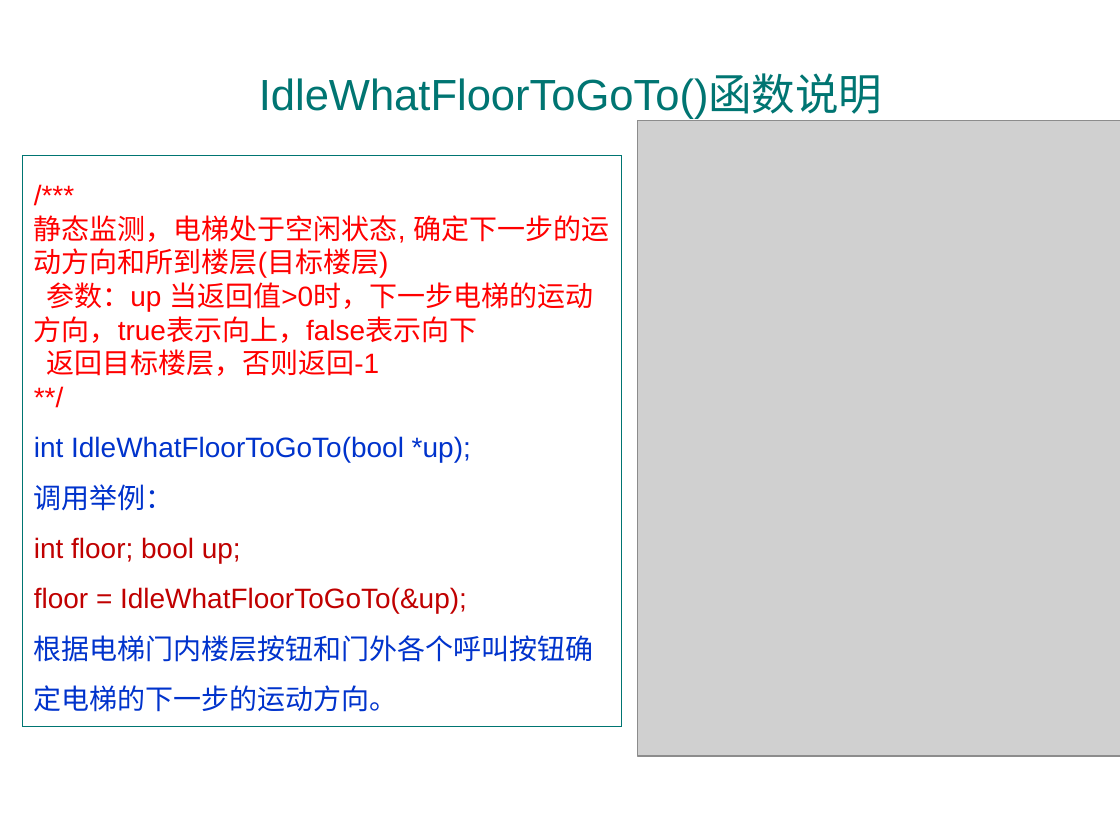
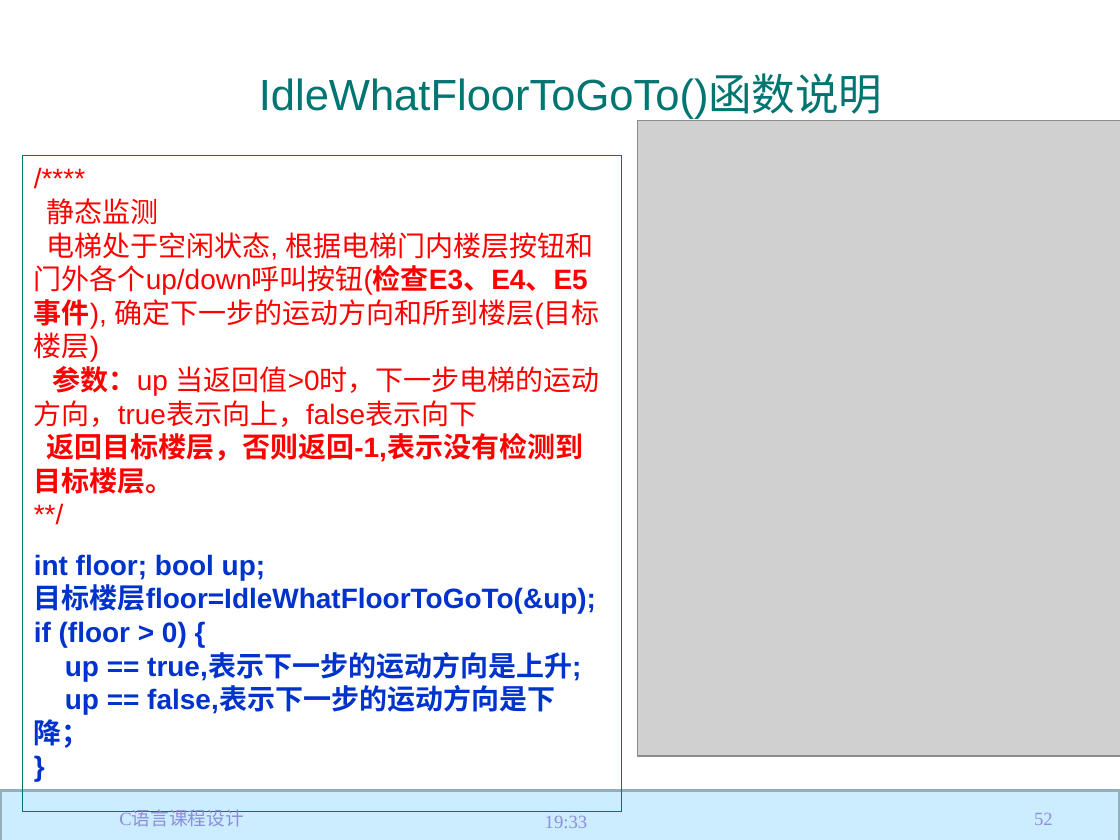
Before and after one commit to jtrfid/C-Repositories, a slide deck: slide 52 of C语言课程设计/2016/Garage_mfc/状态和状态机.pptx (slide 47 before the commit). Drawn at 1120x840 pixels with LibreOffice and Linux fonts; fonts in the diff are those of the drawing; grey boxes stand for pictures; background and template pictures are left out. Boxes give left, top, right and bottom in pixels: in the first picture for what was removed or moved away, otherwise in the second. Text is boxed around its words. In the diff, an @@ line names an element or a change of style, - is before the commit and + after.

```diff
--- a/C语言课程设计/2016/Garage_mfc/状态和状态机.pptx
+++ b/C语言课程设计/2016/Garage_mfc/状态和状态机.pptx
@@ rectangle "/****" resized from (x1=22, y1=156, x2=622, y2=727) to (x1=22, y1=156, x2=622, y2=812) @@
@@ text in rectangle at (x1=34, y1=198, x2=600, y2=362): text changed @@
-/***
-静态监测，电梯处于空闲状态, 确定下一步的运动方向和所到楼层(目标楼层)
+/****
+静态监测
+电梯处于空闲状态, 根据电梯门内楼层按钮和门外各个up/down呼叫按钮(检查E3、E4、E5事件), 确定下一步的运动方向和所到楼层(目标楼层)
@@ text in rectangle at (x1=34, y1=366, x2=600, y2=580): bold on in "参数：up", "int floor; bool up;"; text colour #C00000 to #0033CC in "int floor; bool up;" @@
@@ text in rectangle at (x1=34, y1=433, x2=583, y2=494): text changed; bold on @@
-返回目标楼层，否则返回-1
+返回目标楼层，否则返回-1,表示没有检测到目标楼层。
@@ text in rectangle at (x1=34, y1=436, x2=471, y2=511): paragraphs removed @@
-int IdleWhatFloorToGoTo(bool *up);
-调用举例：
@@ text in rectangle at (x1=34, y1=580, x2=596, y2=748): text changed; bold on @@
-floor = IdleWhatFloorToGoTo(&up);
-根据电梯门内楼层按钮和门外各个呼叫按钮确定电梯的下一步的运动方向。
+目标楼层floor=IdleWhatFloorToGoTo(&up); if (floor > 0) {
+up == true,表示下一步的运动方向是上升;
+up == false,表示下一步的运动方向是下降；
+}
@@ rectangle added at (x1=0, y1=791, x2=1120, y2=840), fill #CCECFF, outline #97AFBD 2 pt @@
@@ text removed at (x1=700, y1=797, x2=1118, y2=831) @@
-厚德 · 求真 · 砺学 · 笃行
@@ text added at (x1=119, y1=811, x2=243, y2=827), 12 pt, text #8C90DA @@
+C语言课程设计
@@ text added at (x1=545, y1=816, x2=587, y2=828), 12 pt, text #8C90DA @@
+19:33
@@ page number added at (x1=1034, y1=813, x2=1053, y2=825), 12 pt, text #8C90DA @@
+52
```
Also in this commit, not shown: 48 other slides changed, 5 slides added, 3 other files.
